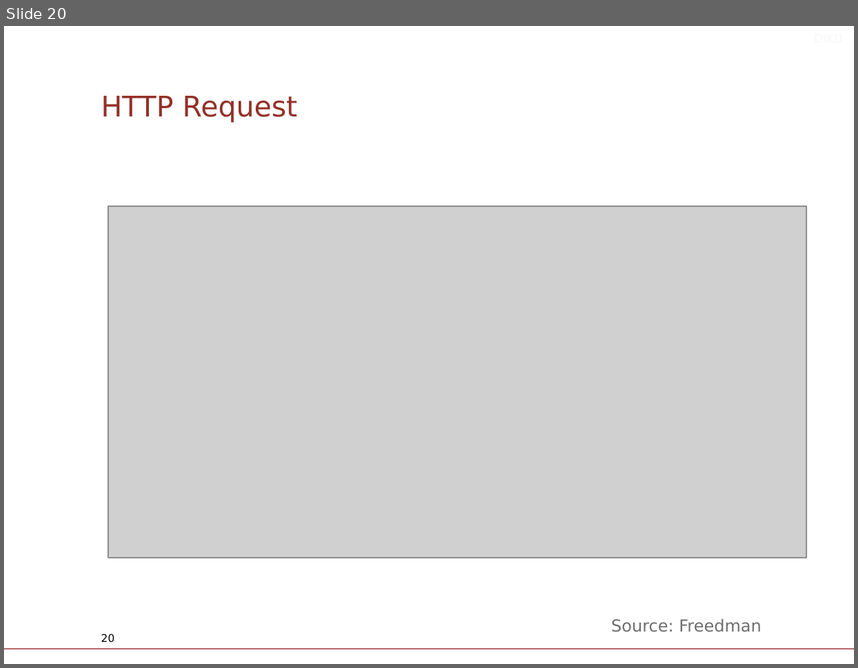
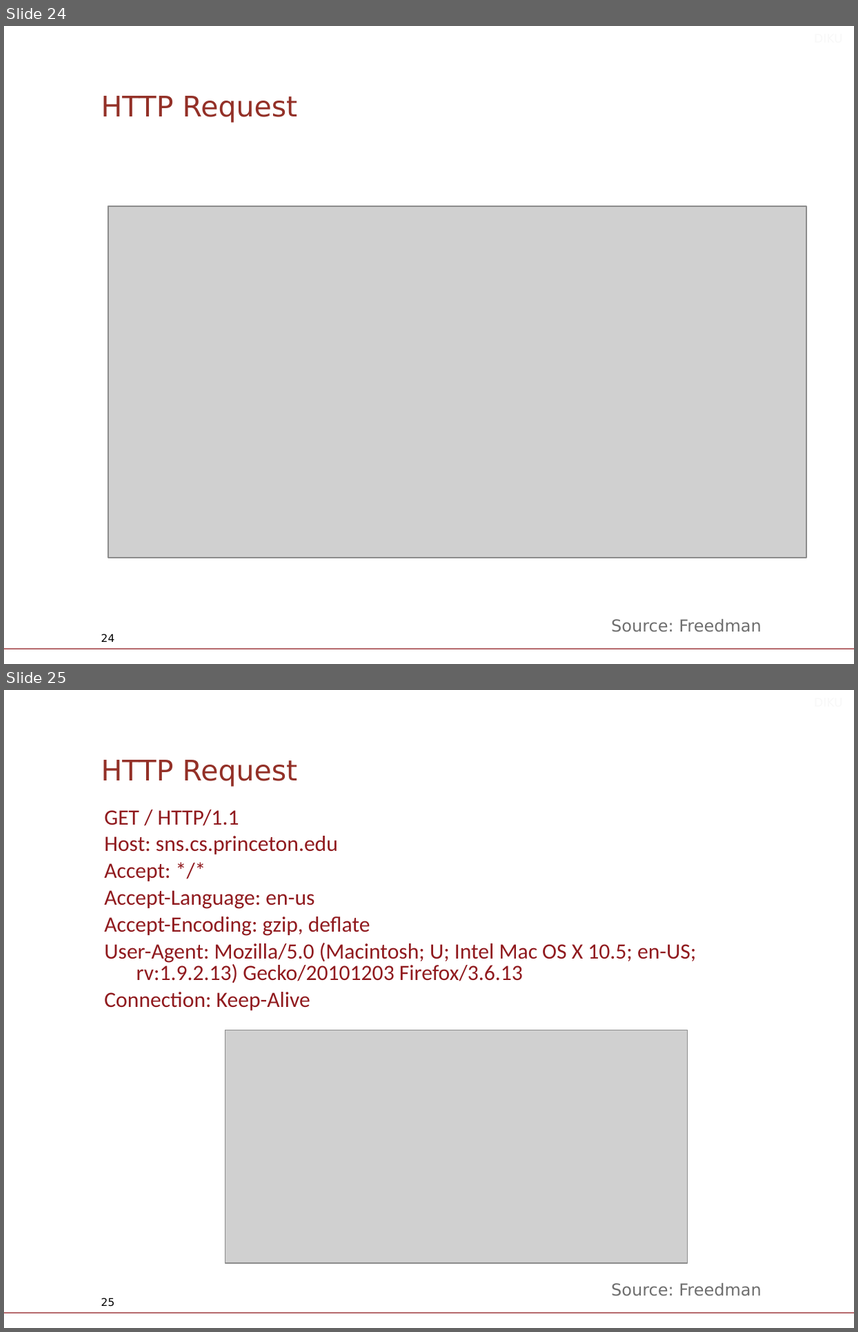
Before and after one commit to diku-compSys/compSys-e2021-pub, a slide deck: lectures/211103_application_layer_http/slides.odp. Shown one above the other, each under a label of ours: slide 20 before the commit, slides 24 and 25 after it. The pictures are 858x668 and 858x1332 pixels, drawn with LibreOffice and Linux fonts; fonts in the diff are those of the drawing; grey boxes stand for pictures; background and template pictures are left out. Boxes give left, top, right and bottom in pixels: in the first picture for what was removed or moved away, otherwise in the second. Text is boxed around its words. In the diff, an @@ line names an element or a change of style, - is before the commit and + after.

```diff
--- a/lectures/211103_application_layer_http/slides.odp
+++ b/lectures/211103_application_layer_http/slides.odp
@@ slide 25 added at (x1=4, y1=690, x2=854, y2=1328), background #FFFFFF; not listed: 1 template element that a slide beside it also shows @@
@@ text added at (x1=270, y1=690, x2=851, y2=715), 10 pt, text #F8F8F8 @@
+DIKU
@@ title added at (x1=101, y1=760, x2=298, y2=787), 24 pt, text #933027 @@
+HTTP Request
@@ text added at (x1=104, y1=809, x2=696, y2=1010), 18.5 pt, text #901A1E @@
+GET / HTTP/1.1
+Host: sns.cs.princeton.edu
+Accept: */*
+Accept-Language: en-us
+Accept-Encoding: gzip, deflate
+User-Agent: Mozilla/5.0 (Macintosh; U; Intel Mac OS X 10.5; en-US; rv:1.9.2.13) Gecko/20101203 Firefox/3.6.13
+Connection: Keep-Alive
@@ picture added at (x1=225, y1=1030, x2=688, y2=1263) @@
@@ text added at (x1=611, y1=1283, x2=761, y2=1296), 14 pt, text #6E6E6E @@
+Source: Freedman
@@ page number added at (x1=101, y1=1297, x2=115, y2=1306), 9 pt, text #000000 @@
+25
@@ what was slide 20 is now slide 24 @@
@@ page number at (x1=101, y1=633, x2=115, y2=641): text changed @@
-20
+24
```
Also in this commit, not shown: 12 slides changed, 7 other slides added, 3 other files.
